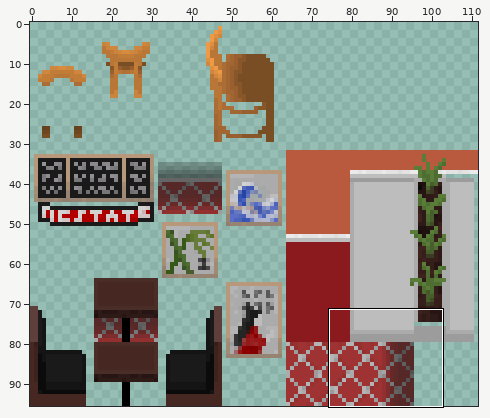
Two versions of one sprite sheet, assets/Golden Dragon Tileset.png. Above: a wide view before the commit, with the close-up outlined.
Close-up. Before:
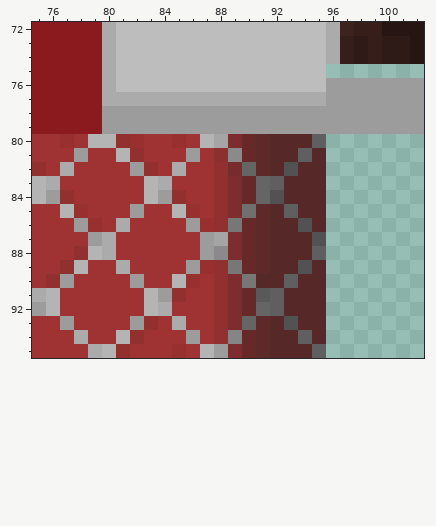
The file is 112x96 pixels. Pixels under 10% opacity are left out. Colours within 5 levels of each other are drawn and written as one. Shown: x 75..102, y 72..95. The commit also changed other parts of the picture, which this record leaves out.
Now the later version:
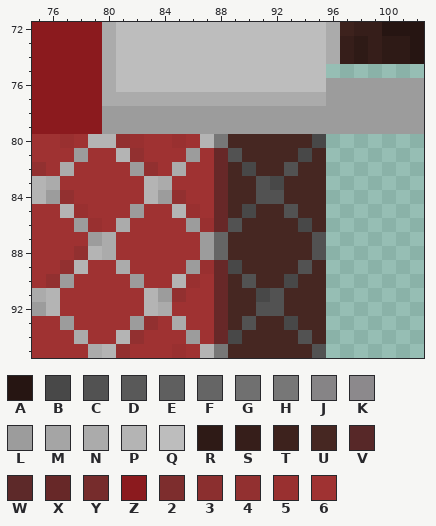
Palette (. is transparent): A #261512  B #484848  C #525252  D #595959  E #5f5f5f  F #656565  G #707070  H #777777  J #868486  K #8c898c  L #9c9c9c  M #a5a5a5  N #ababab  P #b4b4b4  Q #bdbdbd  R #2e1a16  S #361e1a  T #3d221d  U #462722  V #572828  W #5d2929  X #672828  Y #762c2c  Z #8b1a1e  2 #7d2d2d  3 #8b2f2f  4 #923030  5 #993030  6 #9f3232
From old to new:
y 80: x 88..95 M2XWVVVE -> HUUUUUUB
y 81: x 88..95 3KXWVVEV -> XCUUUUBU
y 82: x 88..92 4YFWV -> XUBUU; x 94..95 VV -> UU
y 83: x 88..95 42XFEVVV -> XUUCBUUU
y 84: x 88..91 42XF -> XUUC; x 93..95 VVV -> UUU
y 85: x 88..95 42GWVEVV -> XUBUUCUU
y 86: x 88..95 4HXWVVCV -> XCUUUUBU
y 87: x 88..94 M2XWVVV -> FUUUUUU
y 88: x 88..95 K2XWVVVE -> FUUUUUUC
y 89: x 88..93 4HXWVV -> XBUUUU; x 95 V -> U
y 90: x 88..95 42HVVEVV -> XUCUUBUU
y 91: x 88..95 42XDEVVV -> XUUBCUUU
y 92: x 88..95 42XFEVVV -> XUUCCUUU
y 93: x 88..95 42FWVCVV -> XUCUUBUU
y 94: x 88..95 4JXWVVEV -> XBUUUUCU
y 95: x 88..95 L2XWVVVE -> HUUUUUUC
